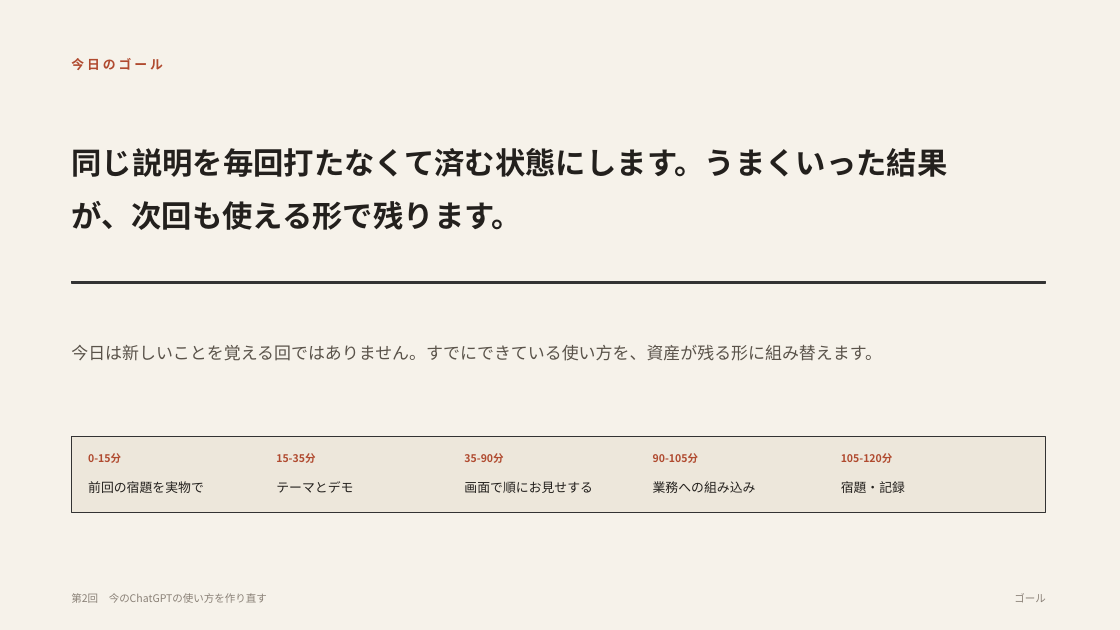
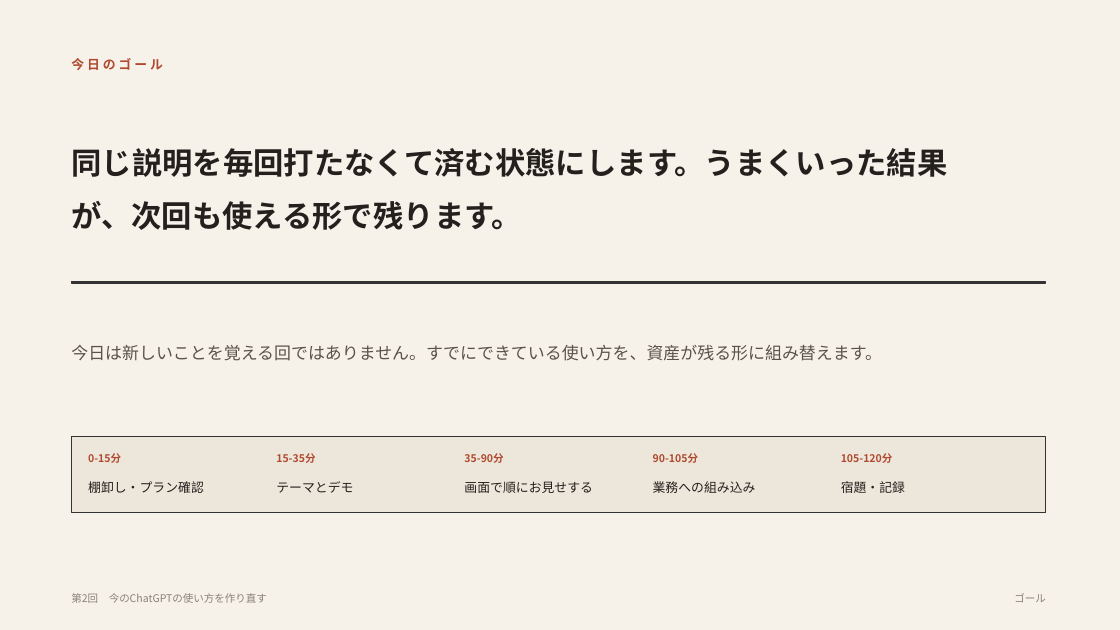
Before and after one commit to yusuke-aoki-bit/founders-ai-program, a slide deck: slide 3 of slides/pptx/第02回_今のChatGPTの使い方を作り直す.pptx. Drawn at 1120x630 pixels with LibreOffice and Linux fonts; fonts in the diff are those of the drawing. Boxes give left, top, right and bottom in pixels: in the first picture for what was removed or moved away, otherwise in the second. Text is boxed around its words. In the diff, an @@ line names an element or a change of style, - is before the commit and + after.

```diff
--- a/slides/pptx/第02回_今のChatGPTの使い方を作り直す.pptx
+++ b/slides/pptx/第02回_今のChatGPTの使い方を作り直す.pptx
@@ text at bbox=[88, 481, 204, 493]: text changed @@
-前回の宿題を実物で
+棚卸し・プラン確認
```
Also in this commit, not shown: 6 other slides changed, 2 other files.
